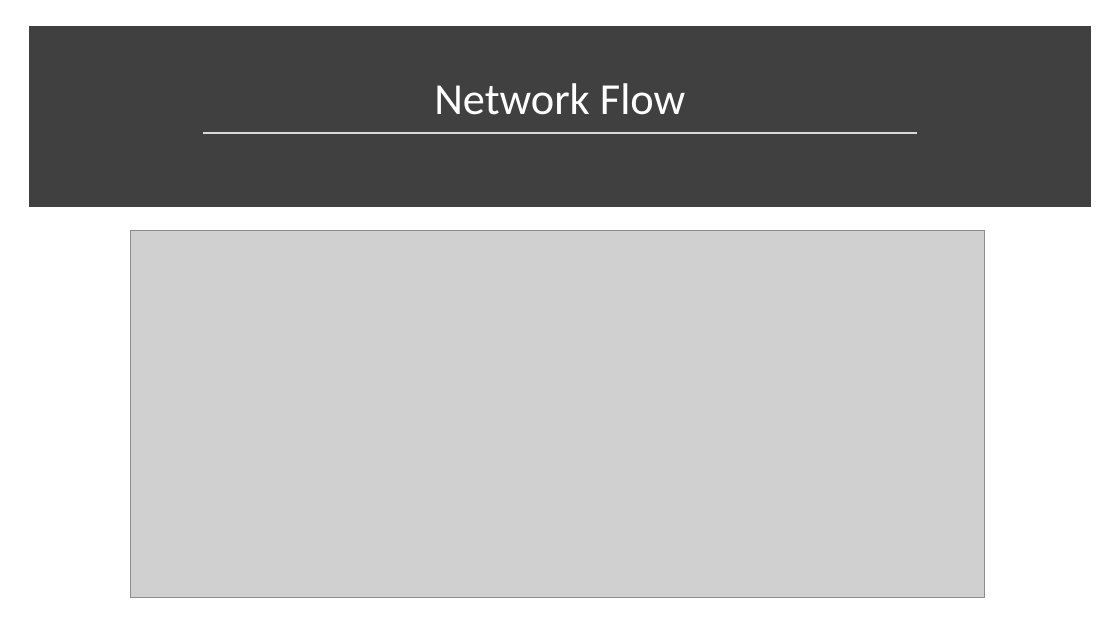
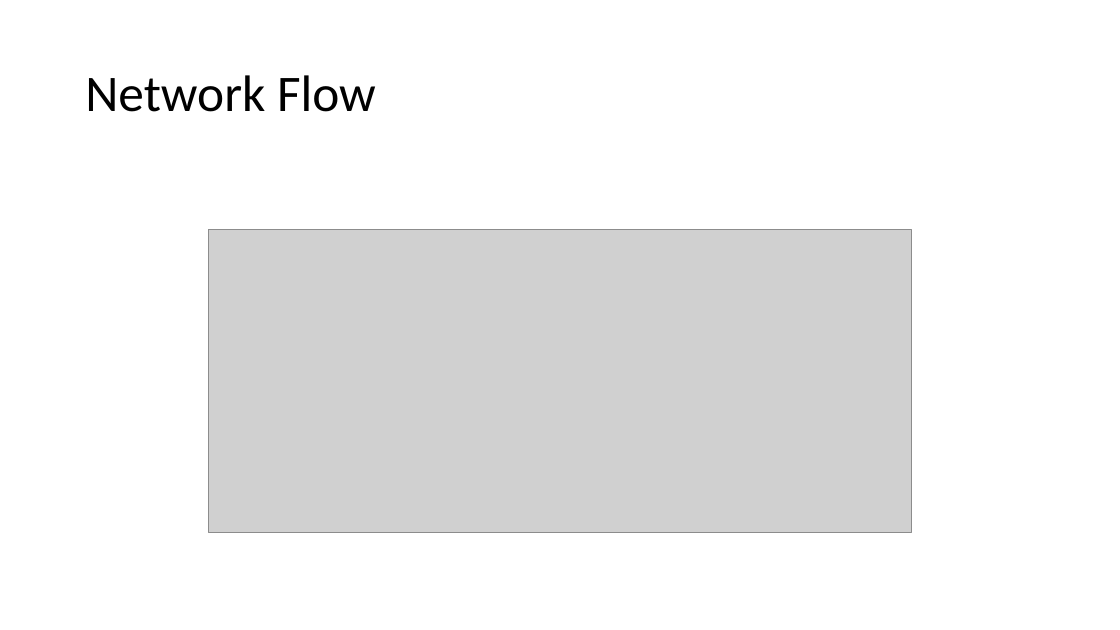
Before and after one commit to LMacPhail/ford-fulkerson, a slide deck: slide 2 of presentation-slides.pptx. Drawn at 1120x630 pixels with LibreOffice and Linux fonts; fonts in the diff are those of the drawing; grey boxes stand for pictures. Boxes give left, top, right and bottom in pixels: in the first picture for what was removed or moved away, otherwise in the second. Text is boxed around its words. In the diff, an @@ line names an element or a change of style, - is before the commit and + after.

Commit message:
removed styles from slides

```diff
--- a/presentation-slides.pptx
+++ b/presentation-slides.pptx
@@ rectangle removed at bbox=[34, 32, 1086, 202] @@
@@ title "Network Flow": place and size @@
-title "Network Flow" at bbox=[49, 43, 1072, 129]
+title "Network Flow" at bbox=[85, 75, 376, 112]
@@ title "Network Flow" at bbox=[85, 75, 376, 112]: size 38 to 44 pt, text colour #FFFFFF to #000000; alignment centre to left; vertical alignment bottom to middle @@
@@ line removed from (203, 133) to (918, 133) @@
@@ picture: place and size @@
-picture at bbox=[130, 230, 985, 597]
+picture at bbox=[208, 230, 912, 533]
```
Also in this commit, not shown: 4 other slides changed.
